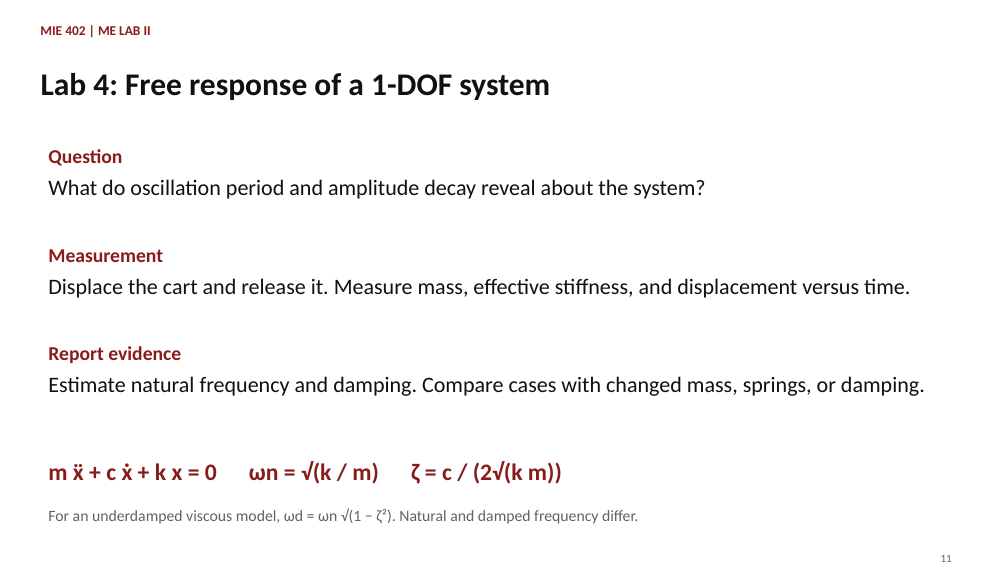
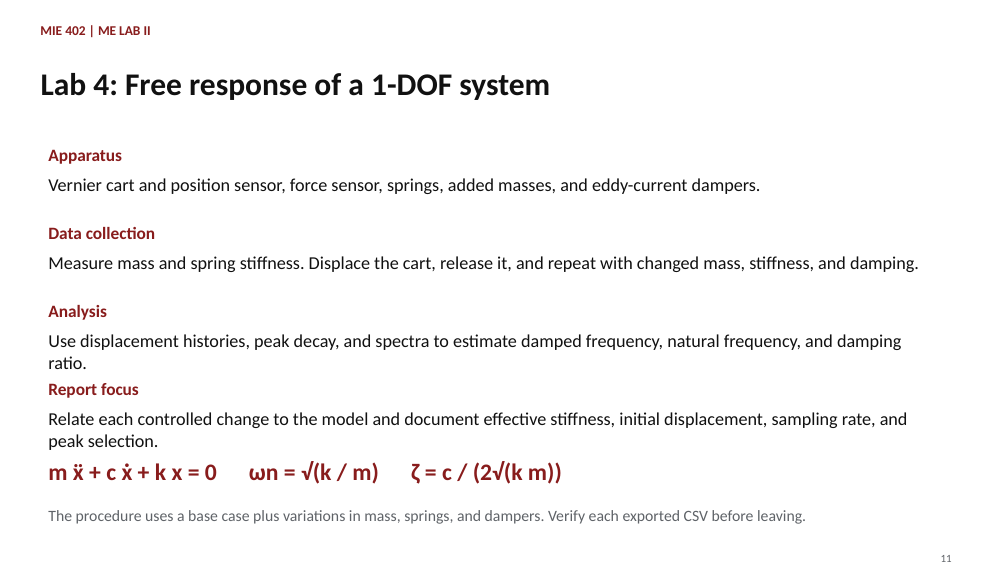
Before and after one commit to Ehsan-Roohi/MIE402-Lab, a slide deck: slide 11 of site/docs/MIE402_Lecture01_Report_Writing_Fall2026_v1.pptx. Drawn at 1008x567 pixels with LibreOffice and Linux fonts; fonts in the diff are those of the drawing. Boxes give left, top, right and bottom in pixels: in the first picture for what was removed or moved away, otherwise in the second. Text is boxed around its words. In the diff, an @@ line names an element or a change of style, - is before the commit and + after.

```diff
--- a/site/docs/MIE402_Lecture01_Report_Writing_Fall2026_v1.pptx
+++ b/site/docs/MIE402_Lecture01_Report_Writing_Fall2026_v1.pptx
@@ text at bbox=[48, 149, 122, 164]: text changed; size 18.8 to 16.5 pt @@
-Question
+Apparatus
@@ text removed at bbox=[48, 179, 705, 199] @@
-What do oscillation period and amplitude decay reveal about the system?
@@ text added at bbox=[48, 178, 761, 194], 17.2 pt, text #111111 @@
+Vernier cart and position sensor, force sensor, springs, added masses, and eddy-current dampers.
@@ text added at bbox=[48, 227, 155, 239], 16.5 pt, text #881C1C, bold @@
+Data collection
@@ text at bbox=[48, 256, 919, 272]: text changed; size 21 to 17.2 pt @@
-Displace the cart and release it. Measure mass, effective stiffness, and displacement versus time.
+Measure mass and spring stiffness. Displace the cart, release it, and repeat with changed mass, stiffness, and damping.
@@ text removed at bbox=[48, 249, 163, 262] @@
-Measurement
@@ text added at bbox=[48, 305, 107, 320], 16.5 pt, text #881C1C, bold @@
+Analysis
@@ text at bbox=[48, 334, 901, 369]: text changed; size 21 to 17.2 pt @@
-Estimate natural frequency and damping. Compare cases with changed mass, springs, or damping.
+Use displacement histories, peak decay, and spectra to estimate damped frequency, natural frequency, and damping ratio.
@@ text at bbox=[48, 383, 139, 398]: text changed; size 18.8 to 16.5 pt @@
-Report evidence
+Report focus
@@ text added at bbox=[48, 412, 908, 450], 17.2 pt, text #111111 @@
+Relate each controlled change to the model and document effective stiffness, initial displacement, sampling rate, and peak selection.
@@ text at bbox=[48, 510, 806, 524]: text changed @@
-For an underdamped viscous model, ωd = ωn √(1 − ζ²). Natural and damped frequency differ.
+The procedure uses a base case plus variations in mass, springs, and dampers. Verify each exported CSV before leaving.
```
Also in this commit, not shown: 7 other slides changed, 3 other files.
